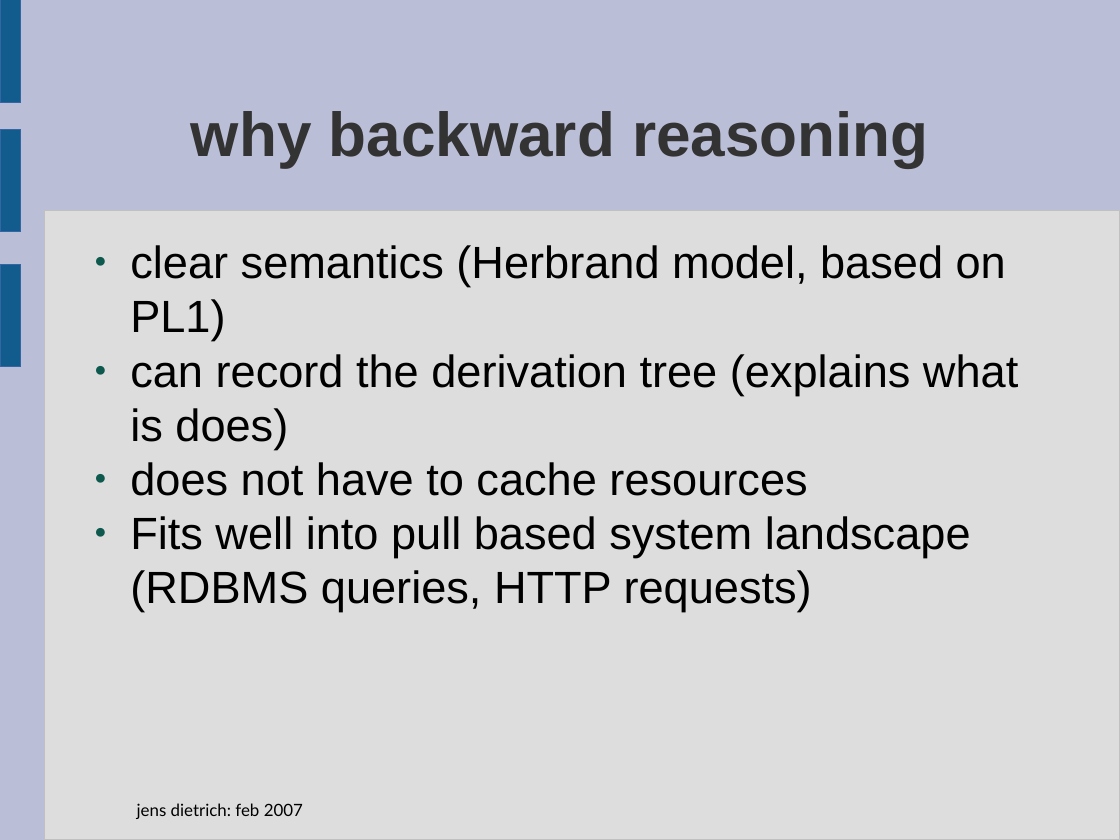
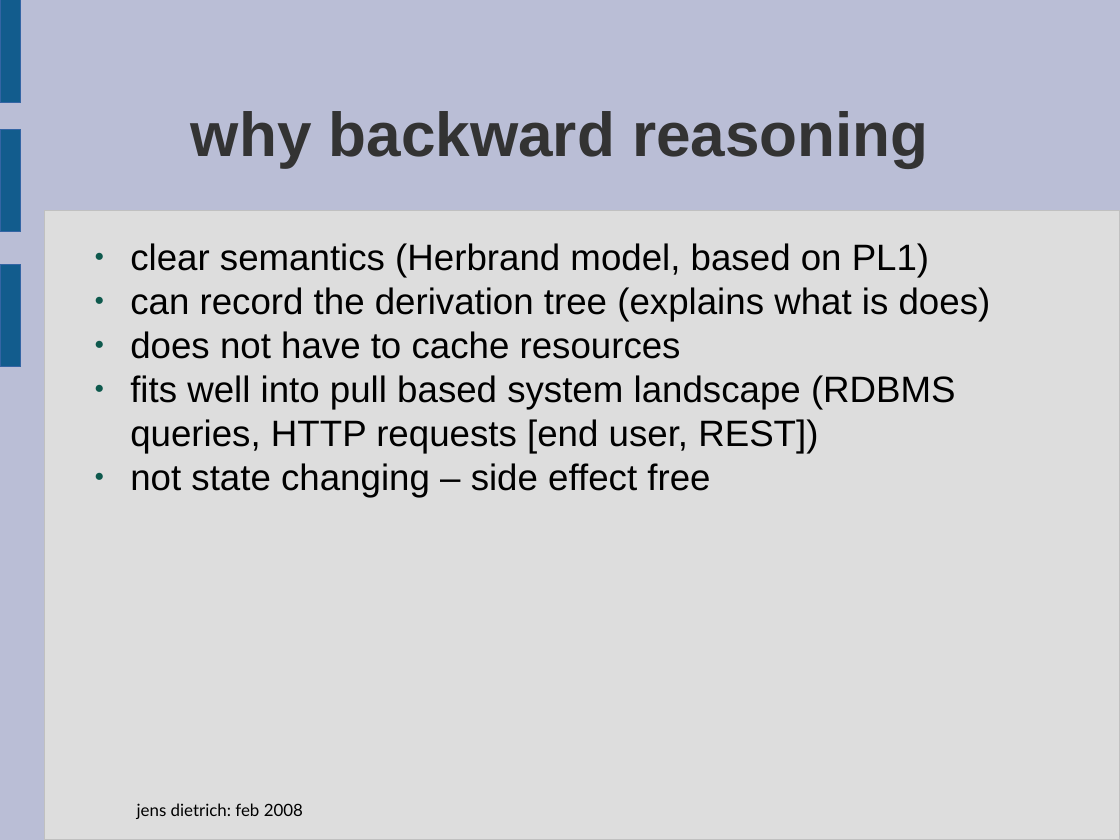
Before and after one commit to Koulio/take, a slide deck: slide 5 of take/docs/presentation-feb-08.odp. Drawn at 1120x840 pixels with LibreOffice and Linux fonts; fonts in the diff are those of the drawing; background and template pictures are left out. Boxes give left, top, right and bottom in pixels: in the first picture for what was removed or moved away, otherwise in the second. Text is boxed around its words. In the diff, an @@ line names an element or a change of style, - is before the commit and + after.

```diff
--- a/take/docs/presentation-feb-08.odp
+++ b/take/docs/presentation-feb-08.odp
@@ text at (130, 243, 991, 359): size 32 to 26 pt in "clear semantics (Herbrand model, based on PL1)", "can record the derivation tree (explains what ...", "does not have to cache resources" @@
@@ text at (130, 375, 956, 497): text changed; size 32 to 26 pt @@
-● Fits well into pull based system landscape (RDBMS queries, HTTP requests)
+● fits well into pull based system landscape (RDBMS queries, HTTP requests [end user, REST])
+● not state changing – side effect free
@@ text at (137, 803, 303, 819): text changed @@
-jens dietrich: feb 2007
+jens dietrich: feb 2008
```
Also in this commit, not shown: 16 other slides changed, 3 slides added.
